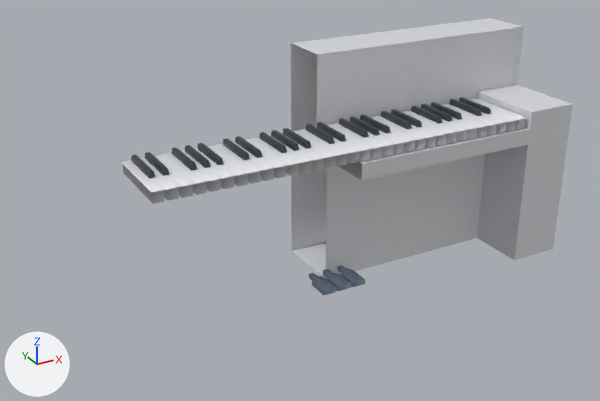
Before and after pictures for a commit that changed the glTF model resources/3dModels/PianoModel.glb.
Rendered twice from a 50 mm lens placed at (-16.6, -27.0, 18.0), pointed at (-1.1, 1.2, 3.9). Arrows for +X, +Y and +Z are at lower left; the lights stay in place. Where no turn or scale is listed for an object, it has been applied to the vertices. Vertices at the same position are counted once.

Before the edit, the objects in view are built like this:
```python
me_cube_001 = bpy.data.meshes.new('Cube.001')
me_cube_001.from_pydata(...)  # 528 vertices, 968 faces; spans x -8.1..7.5, y -0.5..1.5, z 6.9..7.1
me_cube_001.materials.append(mat_material)  # picture img_palette
me_cube_033 = bpy.data.meshes.new('Cube.033')
me_cube_033.from_pydata(...)  # 42 vertices, 71 faces; spans x 0.0..11.0, y -1.78..4.04, z 0.0..9.92
me_cube_033.materials.append(mat_material)  # picture img_palette
me_cube_034 = bpy.data.meshes.new('Cube.034')
me_cube_034.from_pydata(...)  # 120 vertices, 228 faces; spans x -1.04..1.04, y -0.73..0.9, z 0.29..0.5
me_cube_034.materials.append(mat_material)  # picture img_palette
ob_blackkeys = bpy.data.objects.new('BlackKeys', me_cube_001)
ob_blackkeys.location = (0.0, 0.0, 0.0)
ob_cube_001 = bpy.data.objects.new('Cube.001', me_cube_033)
ob_cube_001.location = (0.0, 0.0, 0.0)
ob_pedal_001 = bpy.data.objects.new('Pedal.001', me_cube_034)
ob_pedal_001.location = (0.0, 0.0, 0.0)
# also in view: 'WhiteKeys' at (0.0, 0.0, 6.7)
```
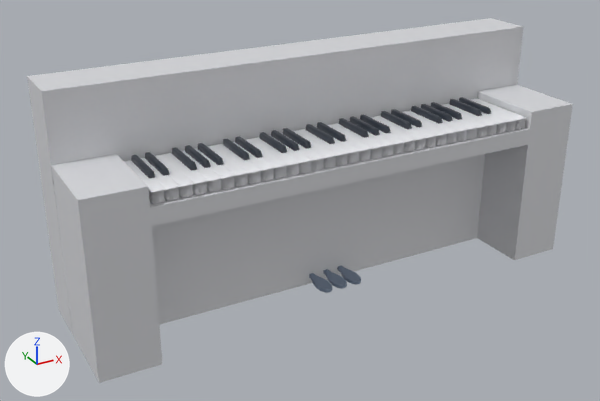
Pixel boxes (x1, y1, x2, y2) of what changed, in the pictures (600 x 401 px):
```json
{"object": "Cube.001", "change": "reshaped", "before": [291, 18, 573, 279], "after": [27, 18, 573, 383], "on screen": "93% wider, 40% taller"}
{"part": 1, "of": "me_cube_033", "change": "added", "after": [27, 43, 362, 383]}
```

Scene script edits in JSON lines:
```json
{"block": "me_cube_033", "where": "# used by ob_cube_001; location = (0.0, 0.0, 0.0)"}
{"op": "remove", "block": "me_cube_033", "code": "me_cube_033.from_pydata(...)  # 42 vertices, 71 faces; spans x 0.0..11.0, y -1.78..4.04, z 0.0..9.92"}
{"op": "add", "block": "me_cube_033", "code": "me_cube_033.from_pydata(...)  # 74 vertices, 142 faces; spans x -11.0..11.0, y -1.78..4.04, z 0.0..9.92"}
{"block": "me_cube_033", "change": "me_cube_033 part 1"}
{"block": "me_cube_033", "change": "6 vertices are added at (-10.98, 1.78, 6.39), (-10.98, -1.78, 5.69), (-10.98, -1.78, 6.39), (-8.59, 1.78, 5.69), (-10.98, 1.78, 5.69), (-11.0, 1.78, 5.69)"}
{"block": "me_cube_033", "change": "10 new vertices lie (-8.59, 0.0, 0.0) away from vertices in x 0.0, y -1.78..4.04, z 0.0..9.92"}
{"block": "me_cube_033", "change": "6 new vertices lie (-2.41, 0.0, 0.0) away from vertices in x -8.59, y 1.78..4.04, z 0.0..9.92"}
{"block": "me_cube_033", "change": "5 new vertices lie (0.0, 0.0, 0.78) away from vertices in x -11.0..-8.59, y -1.78..1.78, z 6.39"}
{"block": "me_cube_033", "change": "5 new vertices lie (0.0, 0.0, -5.69) away from vertices in x -11.0..-8.59, y -1.78..1.78, z 5.69"}
{"block": "me_cube_033", "change": "71 new faces join them"}
```
